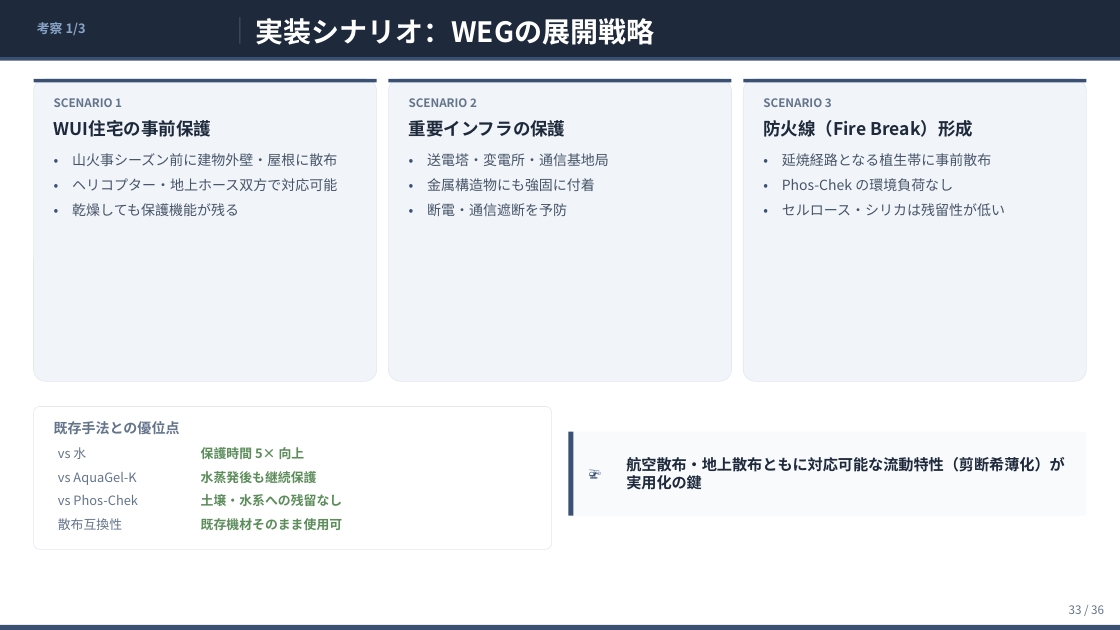
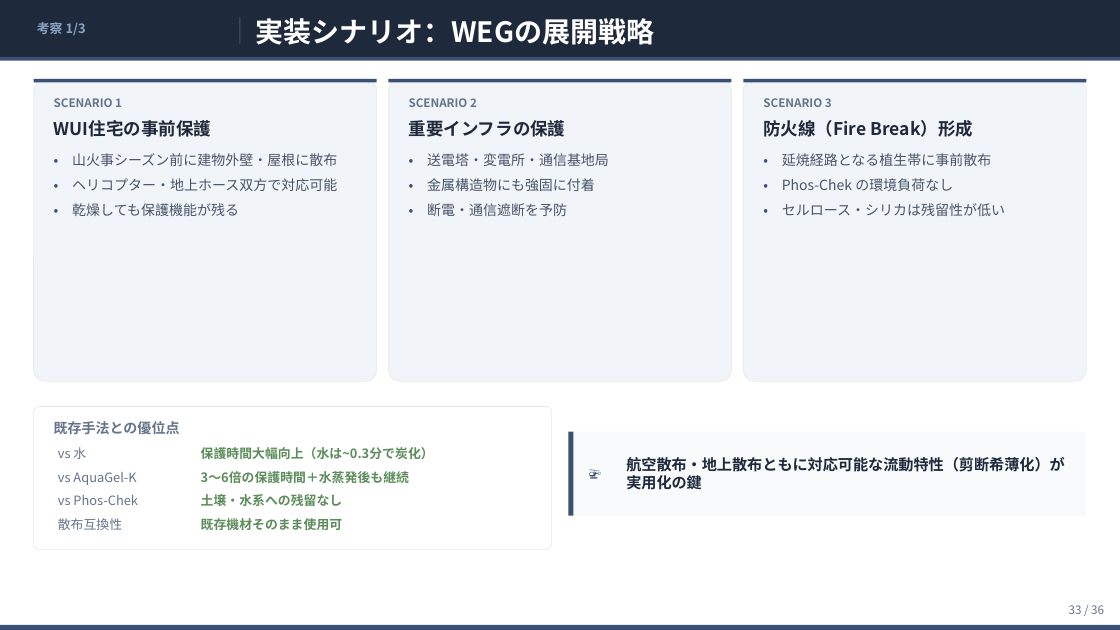
Before and after one commit to ytaisei0525-design/my-first-claude, a slide deck: slide 33 of slides.pptx. Drawn at 1120x630 pixels with LibreOffice and Linux fonts; fonts in the diff are those of the drawing. Boxes give left, top, right and bottom in pixels: in the first picture for what was removed or moved away, otherwise in the second. Text is boxed around its words. In the diff, an @@ line names an element or a change of style, - is before the commit and + after.

```diff
--- a/slides.pptx
+++ b/slides.pptx
@@ text at [201,447,434,459]: text changed @@
-保護時間 5× 向上
+保護時間大幅向上（水は~0.3分で炭化）
@@ text at [201,471,409,483]: text changed @@
-水蒸発後も継続保護
+3〜6倍の保護時間＋水蒸発後も継続
```
Also in this commit, not shown: 15 other slides changed, 1 slide added, 1 slide removed, 1 other file.
